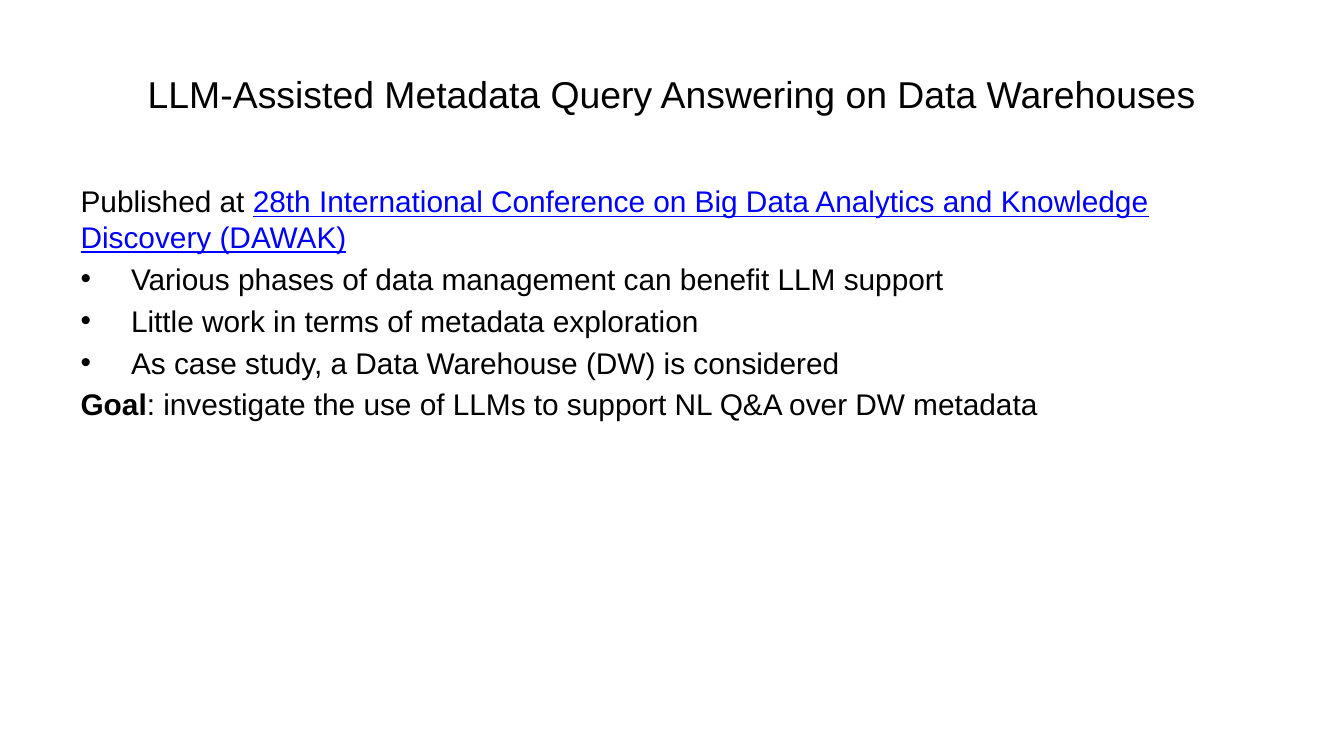
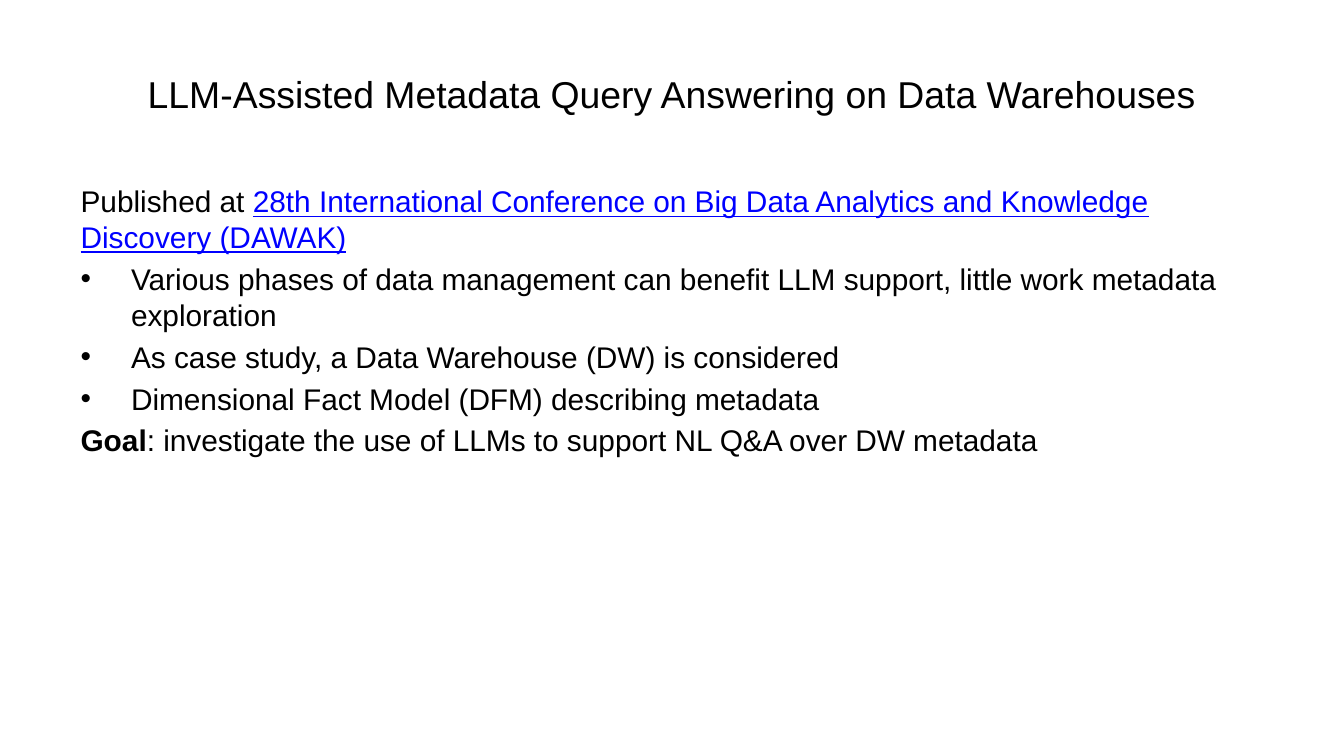
Before and after one commit to ManuelePasini/slides-markdown, a slide deck: slide 28 of 3rd_year_slides.pptx (slide 27 before the commit). Drawn at 1344x756 pixels with LibreOffice and Linux fonts; fonts in the diff are those of the drawing. Boxes give left, top, right and bottom in pixels: in the first picture for what was removed or moved away, otherwise in the second. Text is boxed around its words. In the diff, an @@ line names an element or a change of style, - is before the commit and + after.

```diff
--- a/3rd_year_slides.pptx
+++ b/3rd_year_slides.pptx
@@ text at [131,268,1216,331]: text changed @@
-• Various phases of data management can benefit LLM support
-• Little work in terms of metadata exploration
+• Various phases of data management can benefit LLM support, little work metadata exploration
@@ text at [131,388,819,415]: paragraph added @@
+• Dimensional Fact Model (DFM) describing metadata
```
Also in this commit, not shown: 3 other slides changed, 3 slides added, 8 other files.
